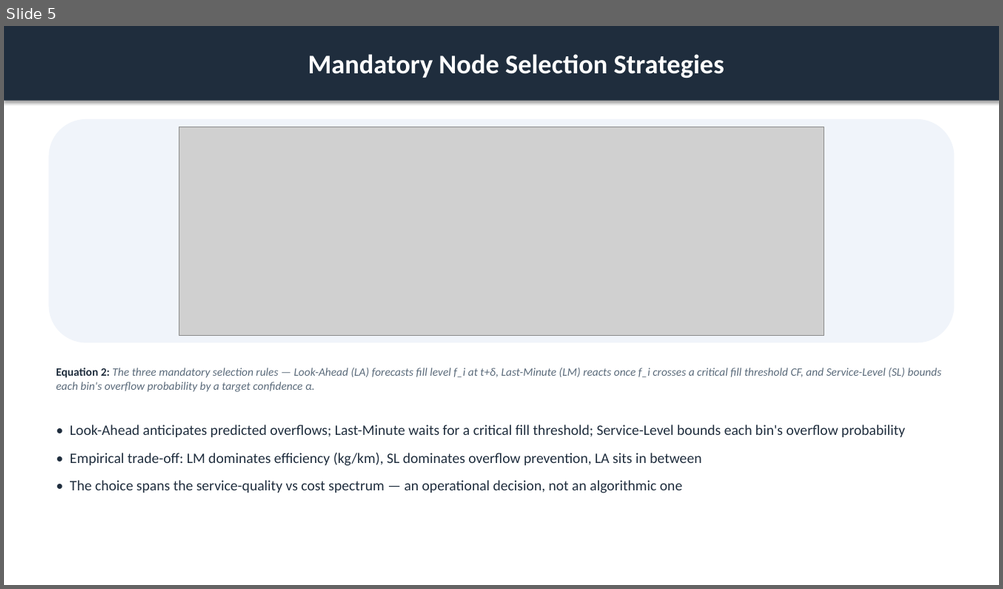
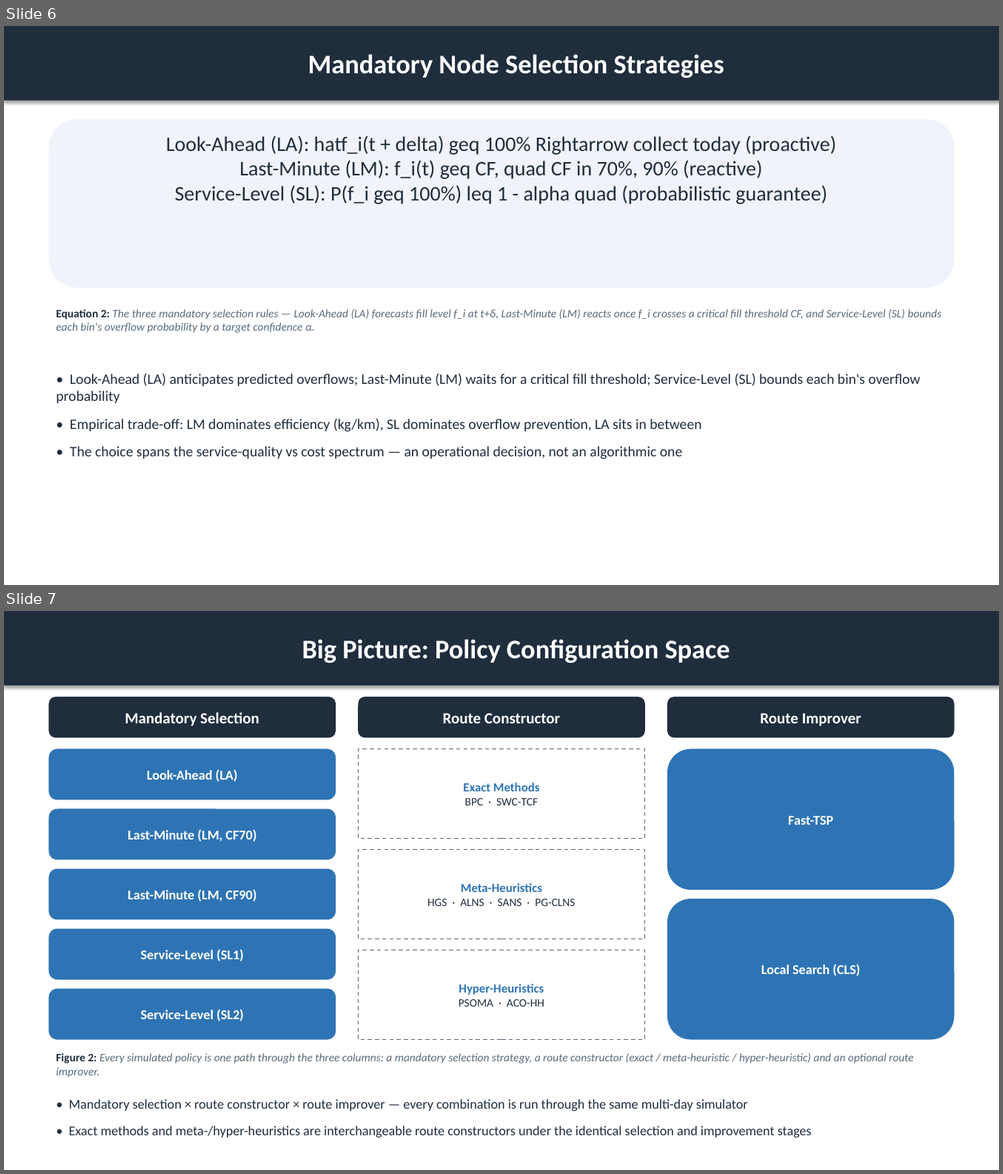
Before and after one commit to ACFHarbinger/WSmartPlus-Route, a slide deck: assets/windows/wsmart_route_results.pptx. Shown one above the other, each under a label of ours: slide 5 before the commit, slides 6 and 7 after it. The pictures are 1003x589 and 1003x1174 pixels, drawn with LibreOffice and Linux fonts; fonts in the diff are those of the drawing; grey boxes stand for pictures. Boxes give left, top, right and bottom in pixels: in the first picture for what was removed or moved away, otherwise in the second. Text is boxed around its words. In the diff, an @@ line names an element or a change of style, - is before the commit and + after.

```diff
--- a/assets/windows/wsmart_route_results.pptx
+++ b/assets/windows/wsmart_route_results.pptx
@@ slide 7 added at (x1=4, y1=611, x2=999, y2=1170), background #FFFFFF @@
@@ rectangle added at (x1=4, y1=611, x2=999, y2=686), fill #1F2D3D, 26 pt, text #FFFFFF, bold @@
+Big Picture: Policy Configuration Space
@@ rounded rectangle added at (x1=48, y1=697, x2=336, y2=738), fill #1F2D3D, 15 pt, text #FFFFFF, bold @@
+Mandatory Selection
@@ rounded rectangle added at (x1=358, y1=697, x2=644, y2=738), fill #1F2D3D, 15 pt, text #FFFFFF, bold @@
+Route Constructor
@@ rounded rectangle added at (x1=667, y1=697, x2=954, y2=738), fill #1F2D3D, 15 pt, text #FFFFFF, bold @@
+Route Improver
@@ rounded rectangle added at (x1=48, y1=749, x2=336, y2=800), fill #2E74B5, 13 pt, text #FFFFFF, bold @@
+Look-Ahead (LA)
@@ rectangle added at (x1=358, y1=749, x2=644, y2=839), outline #5A6A7A 1 pt dashed, 12 pt, text #2E74B5, bold @@
+Exact Methods
+BPC · SWC-TCF
@@ rounded rectangle added at (x1=667, y1=749, x2=954, y2=890), fill #2E74B5, 13 pt, text #FFFFFF, bold @@
+Fast-TSP
@@ rounded rectangle added at (x1=48, y1=809, x2=336, y2=860), fill #2E74B5, 13 pt, text #FFFFFF, bold @@
+Last-Minute (LM, CF70)
@@ rectangle added at (x1=358, y1=850, x2=644, y2=940), outline #5A6A7A 1 pt dashed, 11 pt, text #1F2D3D @@
+Meta-Heuristics
+HGS · ALNS · SANS · PG-CLNS
@@ rounded rectangle added at (x1=48, y1=869, x2=336, y2=920), fill #2E74B5, 13 pt, text #FFFFFF, bold @@
+Last-Minute (LM, CF90)
@@ rounded rectangle added at (x1=667, y1=899, x2=954, y2=1040), fill #2E74B5, 13 pt, text #FFFFFF, bold @@
+Local Search (CLS)
@@ rounded rectangle added at (x1=48, y1=929, x2=336, y2=980), fill #2E74B5, 13 pt, text #FFFFFF, bold @@
+Service-Level (SL1)
@@ rectangle added at (x1=358, y1=951, x2=644, y2=1040), outline #5A6A7A 1 pt dashed, 12 pt, text #2E74B5, bold @@
+Hyper-Heuristics
+PSOMA · ACO-HH
@@ rounded rectangle added at (x1=48, y1=989, x2=336, y2=1040), fill #2E74B5, 13 pt, text #FFFFFF, bold @@
+Service-Level (SL2)
@@ text added at (x1=56, y1=1054, x2=913, y2=1078), 11 pt, text #5A6A7A, italic @@
+Figure 2: Every simulated policy is one path through the three columns: a mandatory selection strategy, a route constructor (exact / meta-heuristic / hyper-heuristic) and an optional route improver.
@@ text added at (x1=69, y1=1099, x2=811, y2=1138), 13 pt, text #1F2D3D @@
+• Mandatory selection × route constructor × route improver — every combination is run through the same multi-day simulator
+• Exact methods and meta-/hyper-heuristics are interchangeable route constructors under the identical selection and improvement stages
@@ what was slide 5 is now slide 6 @@
@@ slide 6 changed as well @@
@@ rounded rectangle resized from (x1=48, y1=119, x2=954, y2=343) to (x1=48, y1=119, x2=954, y2=288) @@
@@ text added at (x1=166, y1=136, x2=836, y2=204), 20 pt, text #1F2D3D @@
+Look-Ahead (LA): hatf_i(t + delta) geq 100% Rightarrow collect today (proactive)
+Last-Minute (LM): f_i(t) geq CF, quad CF in 70%, 90% (reactive)
+Service-Level (SL): P(f_i geq 100%) leq 1 - alpha quad (probabilistic guarantee)
@@ picture removed at (x1=179, y1=127, x2=824, y2=335) @@
@@ text "Equation 2: The three mandatory ..." moved from (x1=56, y1=368, x2=942, y2=392) to (x1=56, y1=309, x2=942, y2=333) @@
@@ text "• Look-Ahead (LA) anticipates predicted ..." moved from (x1=70, y1=425, x2=905, y2=494) to (x1=56, y1=374, x2=920, y2=460) @@
@@ text at (x1=56, y1=374, x2=920, y2=403): text changed @@
-• Look-Ahead anticipates predicted overflows; Last-Minute waits for a critical fill threshold; Service-Level bounds each bin's overflow probability
+• Look-Ahead (LA) anticipates predicted overflows; Last-Minute (LM) waits for a critical fill threshold; Service-Level (SL) bounds each bin's overflow probability
```
Also in this commit, not shown: 14 other slides changed, 4 other slides added, 4 slides removed, 46 other files.
